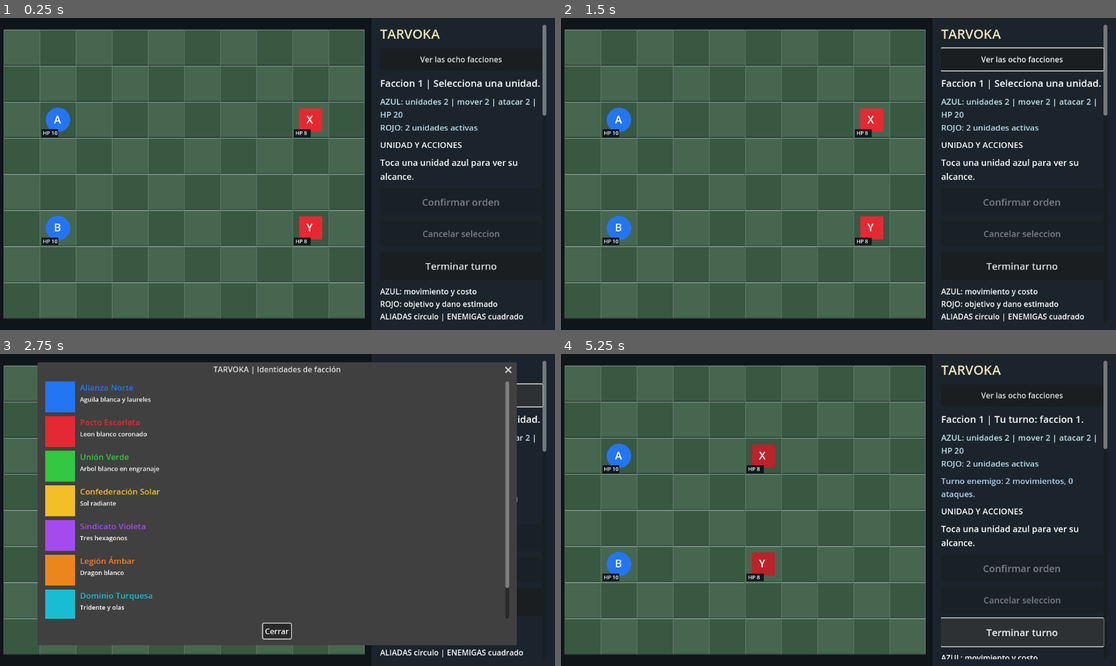
Above: before the commit, frames 1-4 (two rows, left to right).
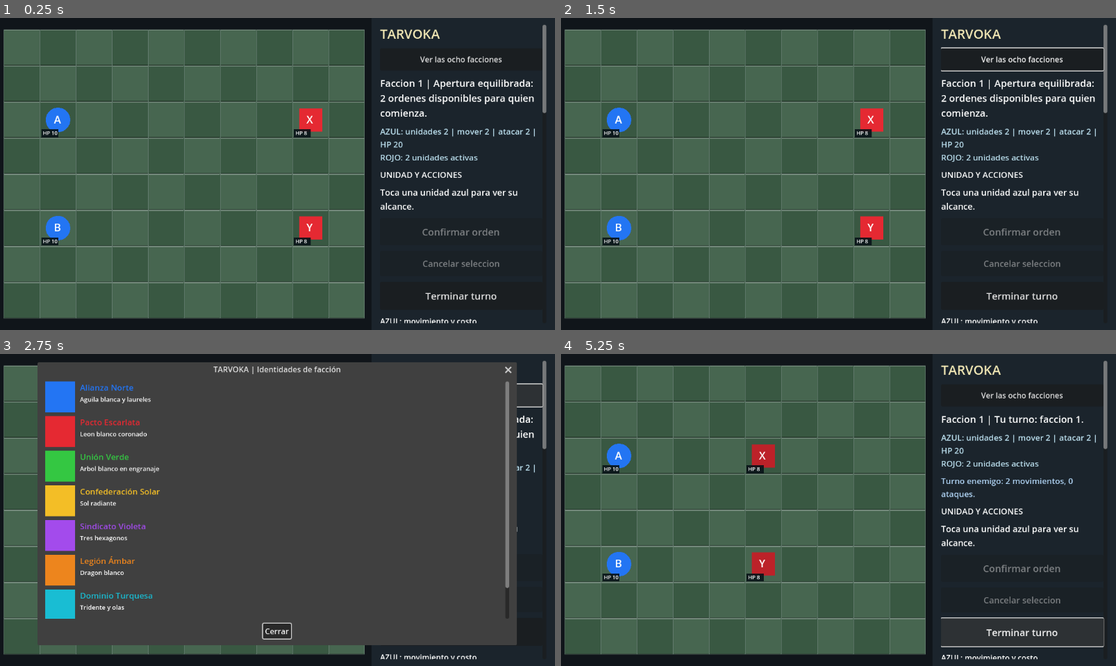
Above: after the commit, the same moments.

Repository: edwinrodri12/Tarvoka
Game: Godot game, scene res://scenes/Main.tscn
The game is run twice, just before and just after one commit, with the same random seed, the same clock (stepped at 60 frames per second) and the same inputs.
Inputs:
- Up to frame 1 (0.25 s): no input
- Up to frame 2 (1.5 s): click "Ver las ocho facciones" at 0.5 s; click "Cerrar" at 1.25 s
- Up to frame 3 (2.75 s): click "Ver las ocho facciones" at 2 s
- Up to frame 4 (5.25 s): click "Cerrar" at 2.75 s; click "Ver las ocho facciones" at 3.5 s; click "Cerrar" at 4.25 s; click "Terminar turno" at 5 s

The runs differ from the first frame. In frame 1, 3.9% of the frame differs, in the area x 68-99%, y 19-98%; in frame 2, 3.9%; in frame 3, 0.6%; in frame 4, nothing differs.

Commit message:
feat(mobile): enable fair 3-order opening for new battles and disable exhausted orders visibly

Diff:
--- a/scripts/ui/TouchBoard.gd
+++ b/scripts/ui/TouchBoard.gd
@@ -2,6 +2,7 @@
 class_name TarvokaTouchBoard
 
 const Session = preload("res://scripts/core/BattleSession.gd")
+const Opening = preload("res://scripts/core/OpeningBalance.gd")
 const BasicAI = preload("res://scripts/core/BasicAI.gd")
 const SaveStore = preload("res://scripts/core/SaveStore.gd")
 const TacticalHints = preload("res://scripts/core/TacticalHints.gd")
@@ -69,14 +70,14 @@
         units.append({"id":"S","faction":0,"hp":6,"pos":Vector2i(1,3),"move_points":4,"attack":2,"defense":0,"cover":0,"vision":5,"acted":false})
         units.append({"id":"Z","faction":1,"hp":6,"pos":Vector2i(8,3),"move_points":4,"attack":2,"defense":0,"cover":0,"vision":5,"acted":false})
     var opener: int = first_faction if first_faction in [0,1] else 0
-    state = Session.start(units, terrain, opener, fog_mode, relay_mode, economy_mode, modern_roster)
+    state = Session.start(units, terrain, opener, fog_mode, relay_mode, economy_mode, modern_roster, true)
     if is_seeded:
         state["map_seed"] = map_seed
     selected_factory_pos = Vector2i(-1,-1)
     selected_id = ""
     inspected_enemy_id = ""
     pending_order.clear()
-    message = "Selecciona una unidad."
+    message = "Apertura equilibrada: %d ordenes disponibles para quien comienza." % Opening.remaining(state)
     last_enemy_turn_report = ""
     last_economy_report = ""
     combat_effects.clear()
@@ -419,7 +420,7 @@
     var legal: bool = bool(hints["attacks"].has(cell)) if kind == "attack" else bool(hints["moves"].has(cell))
     if not legal:
         pending_order.clear()
-        message = "Accion no permitida."
+        message = "Apertura completada. Pulsa Terminar turno." if Opening.remaining(state) == 0 else "Accion no permitida."
         return
     var order: Dictionary = {"unit_id": selected_id, "cell": cell, "kind": kind, "target_id": enemy_id}
     if require_order_confirmation and pending_order != order:
@@ -499,7 +500,7 @@
 
 # A manual supply action spends credits and the selected unit's action.
 func can_resupply_selected() -> bool:
-    return pending_order.is_empty() and not selected_id.is_empty() and (not ai_enabled or int(state.get("faction", -1)) == 0) and Logistics.can_resupply(state, selected_id)
+    return Opening.can_order(state) and pending_order.is_empty() and not selected_id.is_empty() and (not ai_enabled or int(state.get("faction", -1)) == 0) and Logistics.can_resupply(state, selected_id)
 
 func resupply_selected() -> bool:
     if not can_resupply_selected():
@@ -527,7 +528,7 @@
 # Purchases come from a selected, currently owned and unoccupied workshop.
 # The definitive decision is validated again by BattleSession.purchase.
 func can_purchase_selected(role: String) -> bool:
-    if selected_factory_pos == Vector2i(-1,-1) or not pending_order.is_empty():
+    if selected_factory_pos == Vector2i(-1,-1) or not pending_order.is_empty() or not Opening.can_order(state):
         return false
     if ai_enabled and int(state.get("faction",-1)) != 0:
         return false
